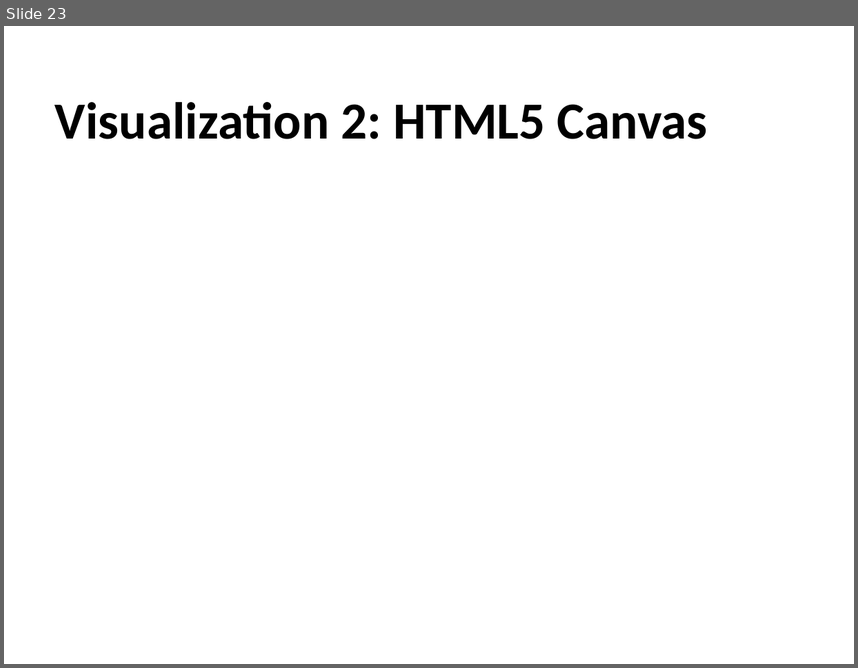
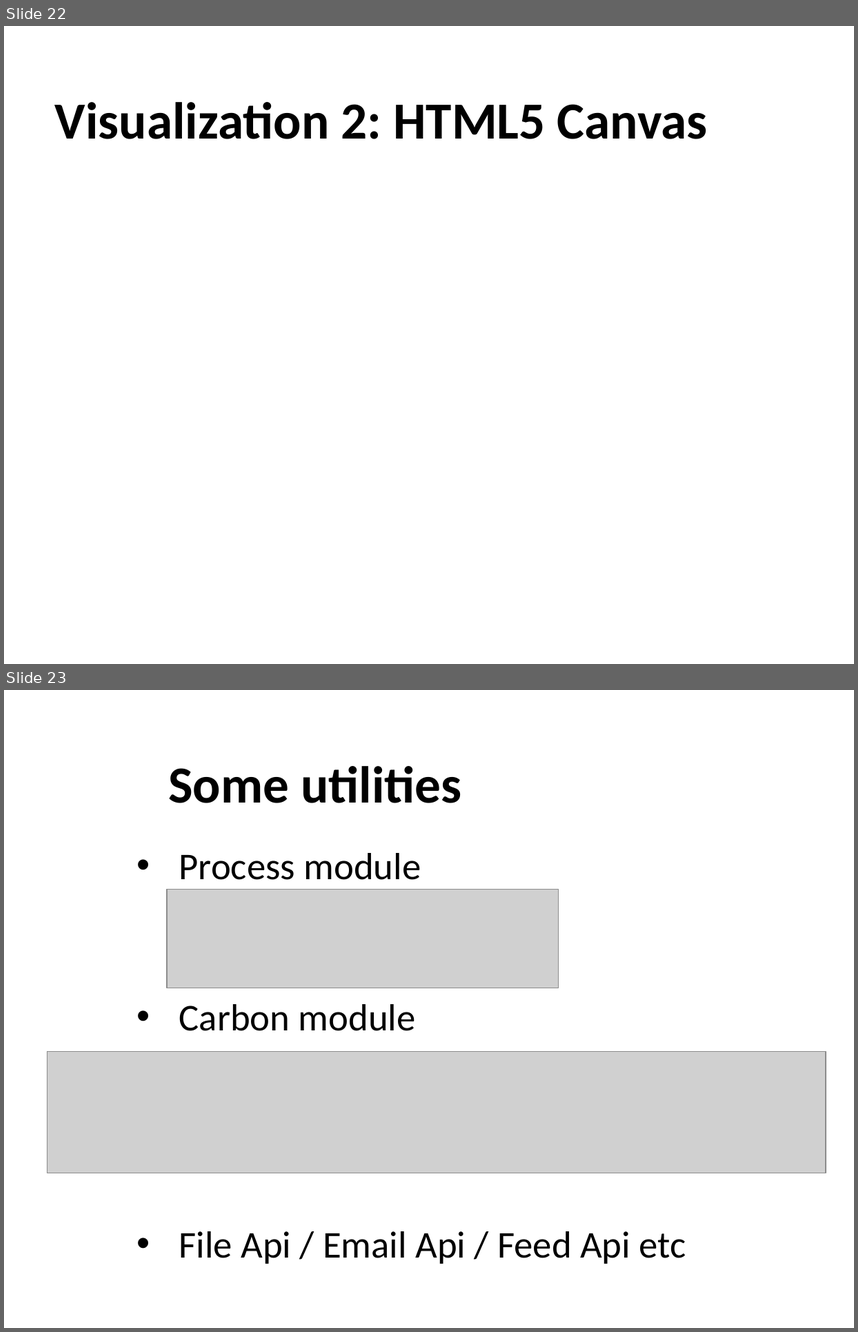
Before and after one commit to nuwanbando/coffee-shop, a slide deck: slides/WebAppDevelopmentWithJavaScript.pptx. Shown one above the other, each under a label of ours: slide 23 before the commit, slides 22 and 23 after it. The pictures are 858x668 and 858x1332 pixels, drawn with LibreOffice and Linux fonts; fonts in the diff are those of the drawing; grey boxes stand for pictures; background and template pictures are left out. Boxes give left, top, right and bottom in pixels: in the first picture for what was removed or moved away, otherwise in the second. Text is boxed around its words. In the diff, an @@ line names an element or a change of style, - is before the commit and + after.

```diff
--- a/slides/WebAppDevelopmentWithJavaScript.pptx
+++ b/slides/WebAppDevelopmentWithJavaScript.pptx
@@ slide 23 added at (x1=4, y1=690, x2=854, y2=1328), background picture (left out) @@
@@ title added at (x1=168, y1=766, x2=461, y2=803), 44 pt, text #000000, bold @@
+Some utilities
@@ text added at (x1=179, y1=853, x2=686, y2=1263), 32 pt, text #000000 @@
+• Process module
+• Carbon module
+• File Api / Email Api / Feed Api etc
@@ picture added at (x1=168, y1=889, x2=559, y2=987) @@
@@ picture added at (x1=47, y1=1052, x2=826, y2=1173) @@
@@ what was slide 23 is now slide 22 @@
```
Also in this commit, not shown: 9 slides changed, 6 other slides added, 8 slides removed, 1 other file.
